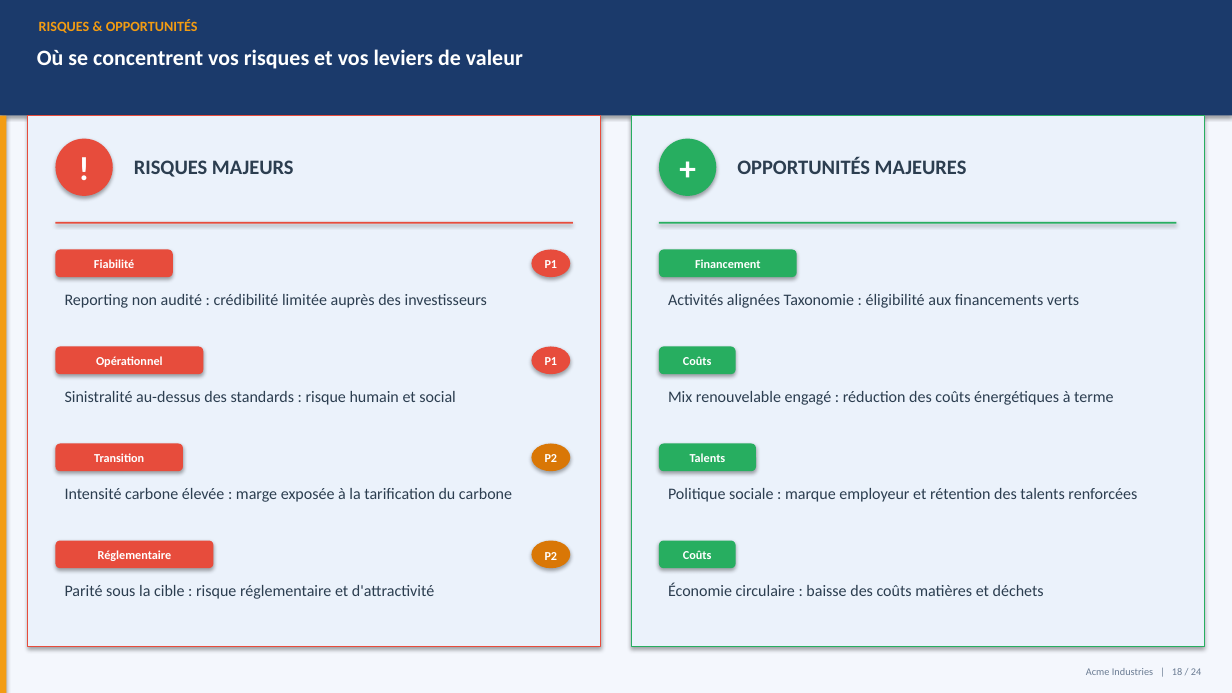
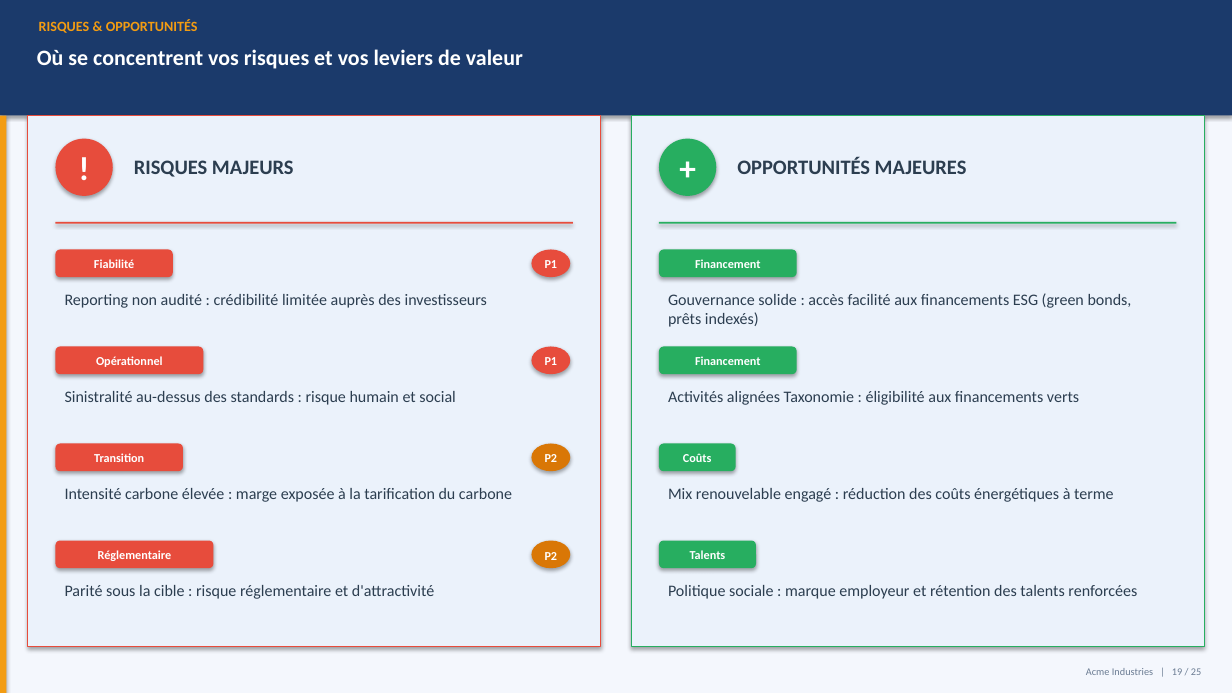
Before and after one commit to mehdiarrais-bot/Ethereal-ESG, a slide deck: slide 19 of examples/Presentation.pptx (slide 18 before the commit). Drawn at 1232x693 pixels with LibreOffice and Linux fonts; fonts in the diff are those of the drawing. Boxes give left, top, right and bottom in pixels: in the first picture for what was removed or moved away, otherwise in the second. Text is boxed around its words. In the diff, an @@ line names an element or a change of style, - is before the commit and + after.

```diff
--- a/examples/Presentation.pptx
+++ b/examples/Presentation.pptx
@@ text added at [668,293,1132,327], 12.5 pt, text #2C3E50 @@
+Gouvernance solide : accès facilité aux financements ESG (green bonds, prêts indexés)
@@ rounded rectangle: place and size @@
-rounded rectangle at [659,347,736,374]
+rounded rectangle at [659,347,797,374]
@@ text added at [695,356,760,365], 9.5 pt, text #FFFFFF, bold @@
+Financement
@@ rounded rectangle: place and size @@
-rounded rectangle at [659,444,756,471]
+rounded rectangle at [659,444,736,471]
@@ rounded rectangle: place and size @@
-rounded rectangle at [659,541,736,568]
+rounded rectangle at [659,541,756,568]
@@ text "Talents": place and size @@
-text "Talents" at [690,453,726,462]
+text "Talents" at [690,550,726,559]
@@ text removed at [683,550,712,559] @@
-Coûts
@@ 4 texts: place and size @@
-4 texts at [668,294,1137,502]
+4 texts at [668,391,1137,599]
@@ text removed at [668,583,1044,596] @@
-Économie circulaire : baisse des coûts matières et déchets
@@ text at [1086,668,1201,675]: text changed @@
-Acme Industries | 18 / 24
+Acme Industries | 19 / 25
```
Also in this commit, not shown: 23 other slides changed, 1 slide added, 6 other files.
